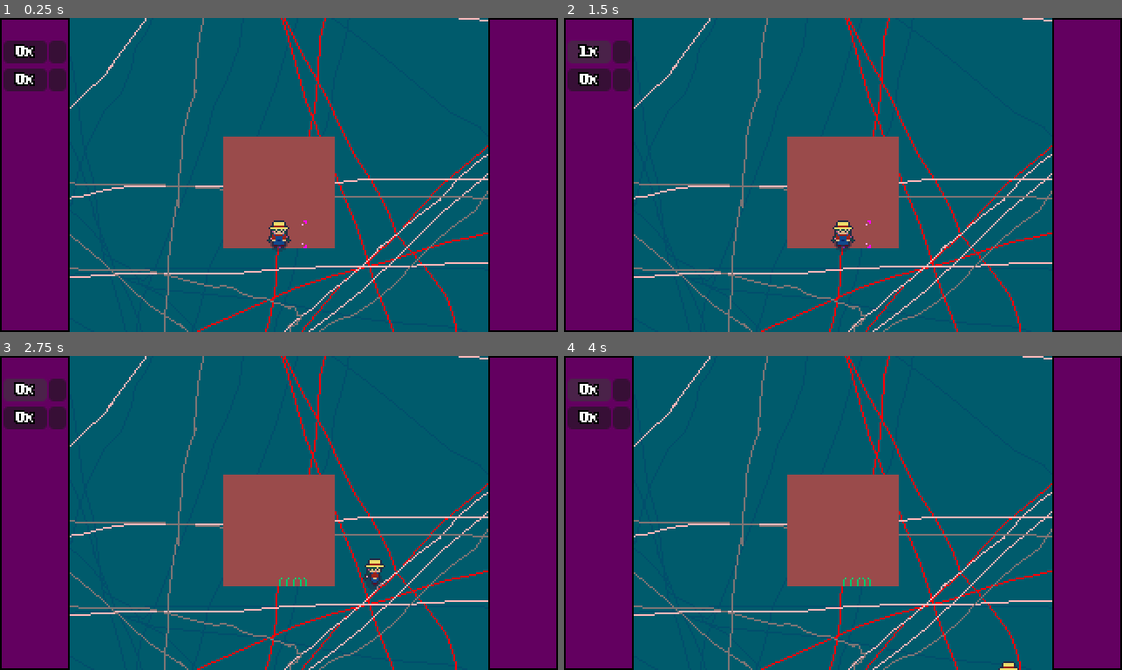
Above: before the commit, frames 1-4 (two rows, left to right).
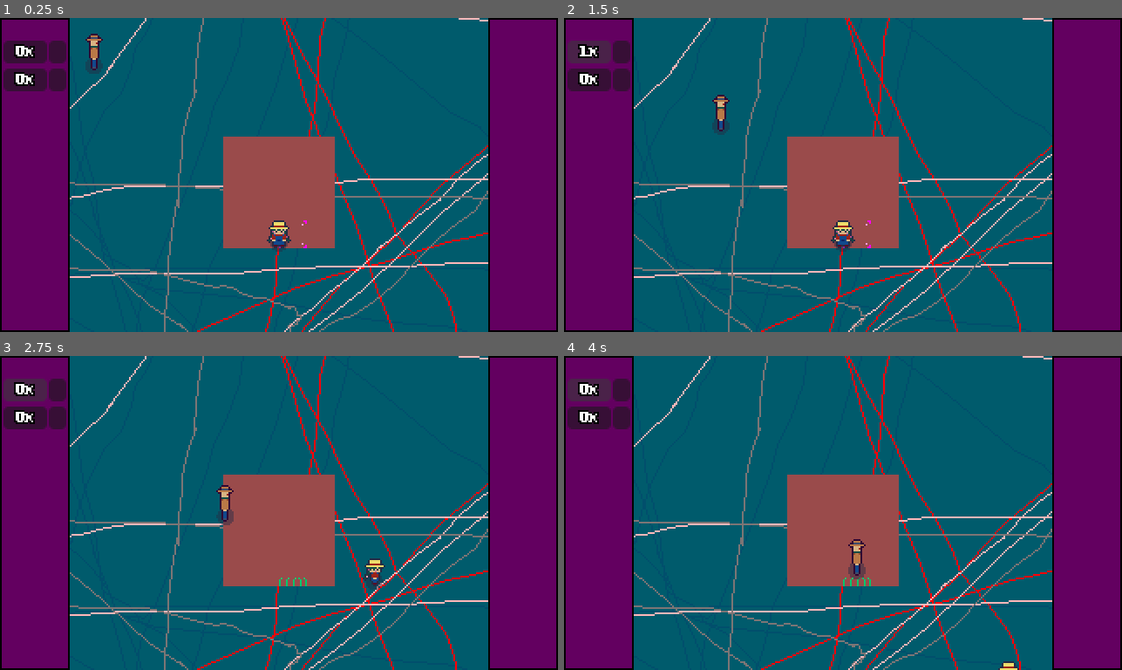
Above: after the commit, the same moments.

Repository: ghoulBlade3/harvest_bounty
Game: Godot game, scene res://main.tscn
The game is run twice, just before and just after one commit, with the same random seed, the same clock (stepped at 60 frames per second) and the same inputs.
Inputs (mouse positions are in pixels of both pictures, inside the frame that each line leads up to):
- Up to frame 1 (0.25 s): no input
- Up to frame 2 (1.5 s): click (619, 52) at 0.52 s; click (591, 52) at 1.27 s
- Up to frame 3 (2.75 s): hold D (move_right) from 2.03 s (still down); tap E (interact) at 2.1 s
- Up to frame 4 (4 s): release D (move_right) at 2.78 s; hold S (move_down) 2.78-3.53 s; tap R (water) at 2.85 s; hold D (move_right) from 3.53 s (still down); tap E (interact) at 3.6 s

The runs differ from the first frame. In frame 1, 0.2% of the frame differs, in the area x 15-19%, y 5-17%; in frame 2, 0.2%; in frame 3, 0.3%; in frame 4, 0.3%, in the area x 50-55%, y 58-72%.

Commit message:
created test-enemy and added pathfinding (there is jitter in movement and animation looks off)

Diff:
--- /dev/null
+++ b/enemy_bounty_hunter.gd
@@ -0,0 +1,20 @@
+extends CharacterBody2D
+
+@onready var player: player1 = $"../player"
+var last_velocity_normalized = Vector2.ZERO
+@onready var sprite: AnimatedSprite2D = $enemy_bounty_hunter_sprite
+@onready var directional_animation_component: dir_anim_compoment = $directional_animation_component
+
+
+func _physics_process(delta):
+	var direction = global_position.direction_to(player.global_position)
+	velocity = direction * 2400 * delta
+
+	directional_animation_component.dir_animation(sprite, direction)
+
+	## JITTER FIX
+	#if velocity.normalized() != last_velocity_normalized:
+		#position.x = round(position.x)
+		#position.y = round(position.y)
+	#last_velocity_normalized = velocity.normalized()
+	move_and_slide()
--- a/main.tscn
+++ b/main.tscn
@@ -9,58 +9,8 @@
 [ext_resource type="Texture2D" uid="uid://djgacvs1c4vbi" path="res://textures/ui/side_panel.png" id="5_lquwl"]
 [ext_resource type="PackedScene" uid="uid://brw1cni5jksvl" path="res://scenes/buttons.tscn" id="6_7mycd"]
 [ext_resource type="Texture2D" uid="uid://dqq2uo8oilgpr" path="res://textures/player/water_test.png" id="8_4c57u"]
-[ext_resource type="Texture2D" uid="uid://txj5lvywg1pn" path="res://textures/enemy/temp-enemy.png" id="8_5vw27"]
-
-[sub_resource type="SpriteFrames" id="SpriteFrames_kek77"]
-animations = [{
-"frames": [{
-"duration": 1.0,
-"texture": ExtResource("8_5vw27")
-}],
-"loop": true,
-"name": &"standing_back",
-"speed": 5.0
-}, {
-"frames": [{
-"duration": 1.0,
-"texture": ExtResource("8_5vw27")
-}],
-"loop": true,
-"name": &"standing_front",
-"speed": 5.0
-}, {
-"frames": [{
-"duration": 1.0,
-"texture": ExtResource("8_5vw27")
-}],
-"loop": true,
-"name": &"standing_side",
-"speed": 5.0
-}, {
-"frames": [{
-"duration": 1.0,
-"texture": ExtResource("8_5vw27")
-}],
-"loop": true,
-"name": &"walking_back",
-"speed": 5.0
-}, {
-"frames": [{
-"duration": 1.0,
-"texture": ExtResource("8_5vw27")
-}],
-"loop": true,
-"name": &"walking_front",
-"speed": 5.0
-}, {
-"frames": [{
-"duration": 1.0,
-"texture": ExtResource("8_5vw27")
-}],
-"loop": true,
-"name": &"walking_side",
-"speed": 5.0
-}]
+[ext_resource type="Texture2D" uid="uid://b23lps3fygynn" path="res://textures/enemy/bounty-hunter.png" id="10_4c57u"]
+[ext_resource type="Script" uid="uid://pkut6cev4m04" path="res://enemy_bounty_hunter.gd" id="10_efxa6"]
 
 [sub_resource type="TileSetScenesCollectionSource" id="TileSetScenesCollectionSource_1bvp3"]
 scenes/1/scene = ExtResource("4_1bvp3")
@@ -230,12 +180,149 @@
 [sub_resource type="RectangleShape2D" id="RectangleShape2D_0xm2m"]
 size = Vector2(8, 14)
 
+[sub_resource type="AtlasTexture" id="AtlasTexture_1u8w0"]
+atlas = ExtResource("10_4c57u")
+region = Rect2(0, 24, 16, 24)
+
+[sub_resource type="AtlasTexture" id="AtlasTexture_0odxb"]
+atlas = ExtResource("10_4c57u")
+region = Rect2(0, 0, 16, 24)
+
+[sub_resource type="AtlasTexture" id="AtlasTexture_lswn8"]
+atlas = ExtResource("10_4c57u")
+region = Rect2(0, 48, 16, 24)
+
+[sub_resource type="AtlasTexture" id="AtlasTexture_a6jrf"]
+atlas = ExtResource("10_4c57u")
+region = Rect2(16, 24, 16, 24)
+
+[sub_resource type="AtlasTexture" id="AtlasTexture_xuqvo"]
+atlas = ExtResource("10_4c57u")
+region = Rect2(32, 24, 16, 24)
+
+[sub_resource type="AtlasTexture" id="AtlasTexture_qsp4k"]
+atlas = ExtResource("10_4c57u")
+region = Rect2(48, 24, 16, 24)
+
+[sub_resource type="AtlasTexture" id="AtlasTexture_kq58d"]
+atlas = ExtResource("10_4c57u")
+region = Rect2(64, 24, 16, 24)
+
+[sub_resource type="AtlasTexture" id="AtlasTexture_seu75"]
+atlas = ExtResource("10_4c57u")
+region = Rect2(16, 0, 16, 24)
+
+[sub_resource type="AtlasTexture" id="AtlasTexture_htxhm"]
+atlas = ExtResource("10_4c57u")
+region = Rect2(32, 0, 16, 24)
+
+[sub_resource type="AtlasTexture" id="AtlasTexture_jq2sk"]
+atlas = ExtResource("10_4c57u")
+region = Rect2(48, 0, 16, 24)
+
+[sub_resource type="AtlasTexture" id="AtlasTexture_4k2k6"]
+atlas = ExtResource("10_4c57u")
+region = Rect2(64, 0, 16, 24)
+
+[sub_resource type="AtlasTexture" id="AtlasTexture_0rl1p"]
+atlas = ExtResource("10_4c57u")
+region = Rect2(16, 48, 16, 24)
+
+[sub_resource type="AtlasTexture" id="AtlasTexture_ok6jj"]
+atlas = ExtResource("10_4c57u")
+region = Rect2(32, 48, 16, 24)
+
+[sub_resource type="AtlasTexture" id="AtlasTexture_facbu"]
+atlas = ExtResource("10_4c57u")
+region = Rect2(48, 48, 16, 24)
+
+[sub_resource type="AtlasTexture" id="AtlasTexture_b1qrp"]
+atlas = ExtResource("10_4c57u")
+region = Rect2(64, 48, 16, 24)
+
+[sub_resource type="SpriteFrames" id="SpriteFrames_come4"]
+animations = [{
+"frames": [{
+"duration": 1.0,
+"texture": SubResource("AtlasTexture_1u8w0")
+}],
+"loop": true,
+"name": &"standing_back",
+"speed": 5.0
+}, {
+"frames": [{
+"duration": 1.0,
+"texture": SubResource("AtlasTexture_0odxb")
+}],
+"loop": true,
+"name": &"standing_front",
+"speed": 5.0
+}, {
+"frames": [{
+"duration": 1.0,
+"texture": SubResource("AtlasTexture_lswn8")
+}],
+"loop": true,
+"name": &"standing_side",
+"speed": 5.0
+}, {
+"frames": [{
+"duration": 1.0,
+"texture": SubResource("AtlasTexture_a6jrf")
+}, {
+"duration": 1.0,
+"texture": SubResource("AtlasTexture_xuqvo")
+}, {
+"duration": 1.0,
+"texture": SubResource("AtlasTexture_qsp4k")
+}, {
+"duration": 1.0,
+"texture": SubResource("AtlasTexture_kq58d")
+}],
+"loop": true,
+"name": &"walk_cycle_back",
+"speed": 5.0
+}, {
+"frames": [{
+"duration": 1.0,
+"texture": SubResource("AtlasTexture_seu75")
+}, {
+"duration": 1.0,
+"texture": SubResource("AtlasTexture_htxhm")
+}, {
+"duration": 1.0,
+"texture": SubResource("AtlasTexture_jq2sk")
+}, {
+"duration": 1.0,
+"texture": SubResource("AtlasTexture_4k2k6")
+}],
+"loop": true,
+"name": &"walk_cycle_front",
+"speed": 5.0
+}, {
+"frames": [{
+"duration": 1.0,
+"texture": SubResource("AtlasTexture_0rl1p")
+}, {
+"duration": 1.0,
+"texture": SubResource("AtlasTexture_ok6jj")
+}, {
+"duration": 1.0,
+"texture": SubResource("AtlasTexture_facbu")
+}, {
+"duration": 1.0,
+"texture": SubResource("AtlasTexture_b1qrp")
+}],
+"loop": true,
+"name": &"walk_cycle_side",
+"speed": 5.0
+}]
+
+[sub_resource type="RectangleShape2D" id="RectangleShape2D_h8e4i"]
+size = Vector2(6, 21)
+
 [node name="main" type="Node2D" unique_id=1077295442]
 metadata/_edit_lock_ = true
-
-[node name="enemy_sprite" type="AnimatedSprite2D" parent="." unique_id=1672352629]
-sprite_frames = SubResource("SpriteFrames_kek77")
-animation = &"standing_front"
 
 [node name="background" type="Sprite2D" parent="." unique_id=1353185167]
 texture = ExtResource("1_h2yge")
@@ -309,35 +396,51 @@
 offset_bottom = 42.0
 kPlantName = "torrac"
 
+[node name="enemy_bounty_hunter" type="CharacterBody2D" parent="." unique_id=1028105119]
+position = Vector2(-113, -72)
+script = ExtResource("10_efxa6")
+
+[node name="shadow" parent="enemy_bounty_hunter" unique_id=1165457193 instance=ExtResource("5_kek77")]
+
+[node name="directional_animation_component" parent="enemy_bounty_hunter" unique_id=483007831 instance=ExtResource("4_kek77")]
+
+[node name="enemy_bounty_hunter_sprite" type="AnimatedSprite2D" parent="enemy_bounty_hunter" unique_id=806274608]
+sprite_frames = SubResource("SpriteFrames_come4")
+animation = &"standing_front"
+
+[node name="CollisionShape2D" type="CollisionShape2D" parent="enemy_bounty_hunter" unique_id=1959535679]
+position = Vector2(0, 1.5)
+shape = SubResource("RectangleShape2D_h8e4i")
+
 [connection signal="area_entered" from="game_objects/farmland" to="game_objects/farmland" method="_on_area_entered"]
 [connection signal="area_exited" from="game_objects/farmland" to="game_objects/farmland" method="_on_area_exited"]
-[connection signal="area_entered" from="game_objects/@Area2D@43499" to="game_objects/@Area2D@43499" method="_on_area_entered"]
-[connection signal="area_exited" from="game_objects/@Area2D@43499" to="game_objects/@Area2D@43499" method="_on_area_exited"]
-[connection signal="area_entered" from="game_objects/@Area2D@43500" to="game_objects/@Area2D@43500" method="_on_area_entered"]
-[connection signal="area_exited" from="game_objects/@Area2D@43500" to="game_objects/@Area2D@43500" method="_on_area_exited"]
-[connection signal="area_entered" from="game_objects/@Area2D@43501" to="game_objects/@Area2D@43501" method="_on_area_entered"]
-[connection signal="area_exited" from="game_objects/@Area2D@43501" to="game_objects/@Area2D@43501" method="_on_area_exited"]
-[connection signal="area_entered" from="game_objects/@Area2D@43502" to="game_objects/@Area2D@43502" method="_on_area_entered"]
-[connection signal="area_exited" from="game_objects/@Area2D@43502" to="game_objects/@Area2D@43502" method="_on_area_exited"]
-[connection signal="area_entered" from="game_objects/@Area2D@43503" to="game_objects/@Area2D@43503" method="_on_area_entered"]
-[connection signal="area_exited" from="game_objects/@Area2D@43503" to="game_objects/@Area2D@43503" method="_on_area_exited"]
-[connection signal="area_entered" from="game_objects/@Area2D@43504" to="game_objects/@Area2D@43504" method="_on_area_entered"]
-[connection signal="area_exited" from="game_objects/@Area2D@43504" to="game_objects/@Area2D@43504" method="_on_area_exited"]
-[connection signal="area_entered" from="game_objects/@Area2D@43505" to="game_objects/@Area2D@43505" method="_on_area_entered"]
-[connection signal="area_exited" from="game_objects/@Area2D@43505" to="game_objects/@Area2D@43505" method="_on_area_exited"]
-[connection signal="area_entered" from="game_objects/@Area2D@43506" to="game_objects/@Area2D@43506" method="_on_area_entered"]
-[connection signal="area_exited" from="game_objects/@Area2D@43506" to="game_objects/@Area2D@43506" method="_on_area_exited"]
-[connection signal="area_entered" from="game_objects/@Area2D@43507" to="game_objects/@Area2D@43507" method="_on_area_entered"]
-[connection signal="area_exited" from="game_objects/@Area2D@43507" to="game_objects/@Area2D@43507" method="_on_area_exited"]
-[connection signal="area_entered" from="game_objects/@Area2D@43508" to="game_objects/@Area2D@43508" method="_on_area_entered"]
-[connection signal="area_exited" from="game_objects/@Area2D@43508" to="game_objects/@Area2D@43508" method="_on_area_exited"]
-[connection signal="area_entered" from="game_objects/@Area2D@43509" to="game_objects/@Area2D@43509" method="_on_area_entered"]
-[connection signal="area_exited" from="game_objects/@Area2D@43509" to="game_objects/@Area2D@43509" method="_on_area_exited"]
-[connection signal="area_entered" from="game_objects/@Area2D@43510" to="game_objects/@Area2D@43510" method="_on_area_entered"]
-[connection signal="area_exited" from="game_objects/@Area2D@43510" to="game_objects/@Area2D@43510" method="_on_area_exited"]
-[connection signal="area_entered" from="game_objects/@Area2D@43511" to="game_objects/@Area2D@43511" method="_on_area_entered"]
-[connection signal="area_exited" from="game_objects/@Area2D@43511" to="game_objects/@Area2D@43511" method="_on_area_exited"]
-[connection signal="area_entered" from="game_objects/@Area2D@43512" to="game_objects/@Area2D@43512" method="_on_area_entered"]
-[connection signal="area_exited" from="game_objects/@Area2D@43512" to="game_objects/@Area2D@43512" method="_on_area_exited"]
-[connection signal="area_entered" from="game_objects/@Area2D@43513" to="game_objects/@Area2D@43513" method="_on_area_entered"]
-[connection signal="area_exited" from="game_objects/@Area2D@43513" to="game_objects/@Area2D@43513" method="_on_area_exited"]
+[connection signal="area_entered" from="game_objects/@Area2D@35367" to="game_objects/@Area2D@35367" method="_on_area_entered"]
+[connection signal="area_exited" from="game_objects/@Area2D@35367" to="game_objects/@Area2D@35367" method="_on_area_exited"]
+[connection signal="area_entered" from="game_objects/@Area2D@35368" to="game_objects/@Area2D@35368" method="_on_area_entered"]
+[connection signal="area_exited" from="game_objects/@Area2D@35368" to="game_objects/@Area2D@35368" method="_on_area_exited"]
+[connection signal="area_entered" from="game_objects/@Area2D@35369" to="game_objects/@Area2D@35369" method="_on_area_entered"]
+[connection signal="area_exited" from="game_objects/@Area2D@35369" to="game_objects/@Area2D@35369" method="_on_area_exited"]
+[connection signal="area_entered" from="game_objects/@Area2D@35370" to="game_objects/@Area2D@35370" method="_on_area_entered"]
+[connection signal="area_exited" from="game_objects/@Area2D@35370" to="game_objects/@Area2D@35370" method="_on_area_exited"]
+[connection signal="area_entered" from="game_objects/@Area2D@35371" to="game_objects/@Area2D@35371" method="_on_area_entered"]
+[connection signal="area_exited" from="game_objects/@Area2D@35371" to="game_objects/@Area2D@35371" method="_on_area_exited"]
+[connection signal="area_entered" from="game_objects/@Area2D@35372" to="game_objects/@Area2D@35372" method="_on_area_entered"]
+[connection signal="area_exited" from="game_objects/@Area2D@35372" to="game_objects/@Area2D@35372" method="_on_area_exited"]
+[connection signal="area_entered" from="game_objects/@Area2D@35373" to="game_objects/@Area2D@35373" method="_on_area_entered"]
+[connection signal="area_exited" from="game_objects/@Area2D@35373" to="game_objects/@Area2D@35373" method="_on_area_exited"]
+[connection signal="area_entered" from="game_objects/@Area2D@35374" to="game_objects/@Area2D@35374" method="_on_area_entered"]
+[connection signal="area_exited" from="game_objects/@Area2D@35374" to="game_objects/@Area2D@35374" method="_on_area_exited"]
+[connection signal="area_entered" from="game_objects/@Area2D@35375" to="game_objects/@Area2D@35375" method="_on_area_entered"]
+[connection signal="area_exited" from="game_objects/@Area2D@35375" to="game_objects/@Area2D@35375" method="_on_area_exited"]
+[connection signal="area_entered" from="game_objects/@Area2D@35376" to="game_objects/@Area2D@35376" method="_on_area_entered"]
+[connection signal="area_exited" from="game_objects/@Area2D@35376" to="game_objects/@Area2D@35376" method="_on_area_exited"]
+[connection signal="area_entered" from="game_objects/@Area2D@35377" to="game_objects/@Area2D@35377" method="_on_area_entered"]
+[connection signal="area_exited" from="game_objects/@Area2D@35377" to="game_objects/@Area2D@35377" method="_on_area_exited"]
+[connection signal="area_entered" from="game_objects/@Area2D@35378" to="game_objects/@Area2D@35378" method="_on_area_entered"]
+[connection signal="area_exited" from="game_objects/@Area2D@35378" to="game_objects/@Area2D@35378" method="_on_area_exited"]
+[connection signal="area_entered" from="game_objects/@Area2D@35379" to="game_objects/@Area2D@35379" method="_on_area_entered"]
+[connection signal="area_exited" from="game_objects/@Area2D@35379" to="game_objects/@Area2D@35379" method="_on_area_exited"]
+[connection signal="area_entered" from="game_objects/@Area2D@35380" to="game_objects/@Area2D@35380" method="_on_area_entered"]
+[connection signal="area_exited" from="game_objects/@Area2D@35380" to="game_objects/@Area2D@35380" method="_on_area_exited"]
+[connection signal="area_entered" from="game_objects/@Area2D@35381" to="game_objects/@Area2D@35381" method="_on_area_entered"]
+[connection signal="area_exited" from="game_objects/@Area2D@35381" to="game_objects/@Area2D@35381" method="_on_area_exited"]
--- a/pathfinding_component.gd
+++ /dev/null
@@ -1,10 +0,0 @@
-extends Node
-class_name pathfinding_component
-
-@export var target: CharacterBody2D
-@export var speed: float = 4800.0
-var direction: Vector2
-
-func pathfind(parent_direction, delta):
-	direction = parent_direction.direction_to(target.global_position)
-	return direction.normalized() * speed * delta
Not shown, added: enemy_bounty_hunter.gd.uid
Not shown, removed: pathfinding_component.gd.uid
Binary file added: textures/enemy/bounty-hunter.png
Not shown, changed: textures/enemy/bounty-hunter.png.import
Binary file removed: textures/enemy/temp-enemy.png
